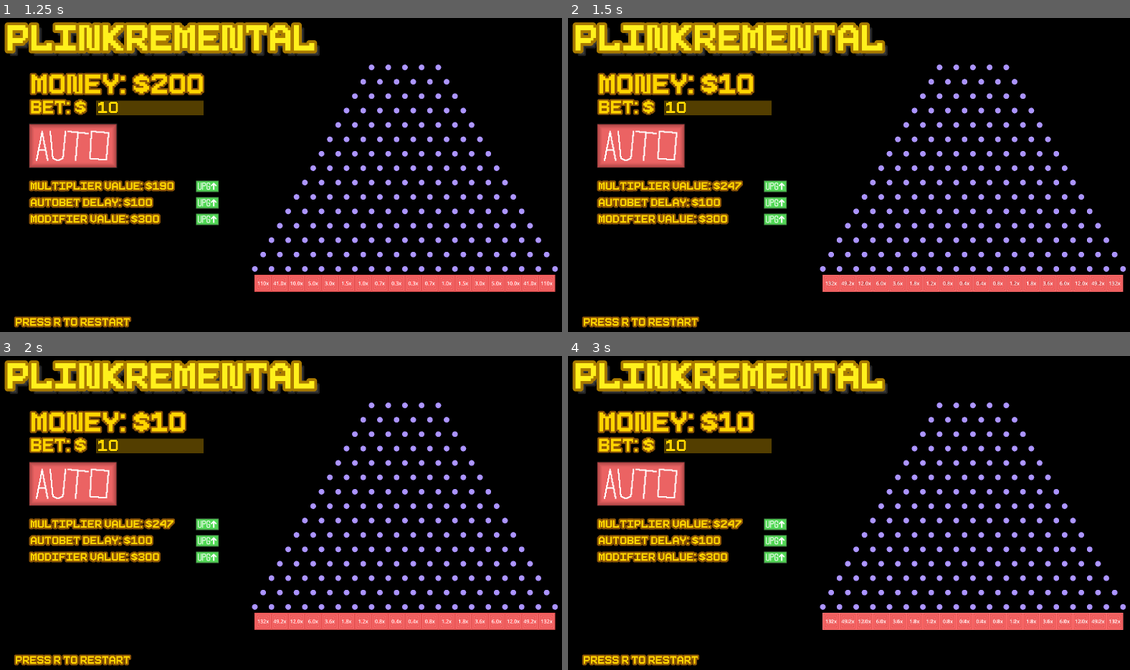
Above: before the commit, frames 1-4 (two rows, left to right).
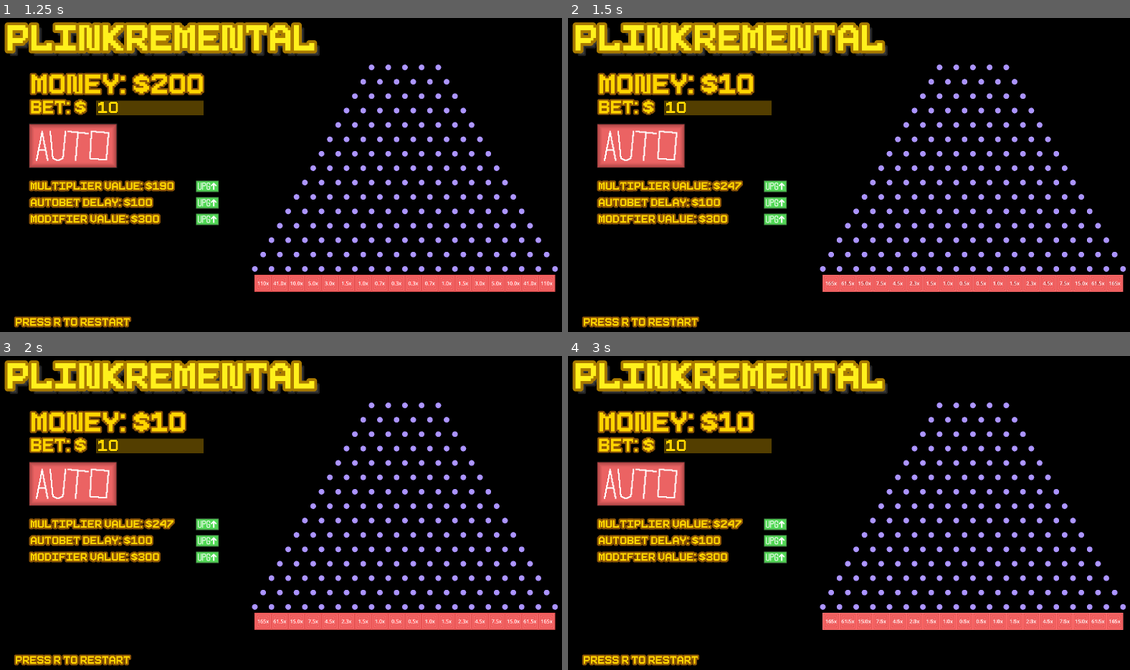
Above: after the commit, the same moments.

Repository: Th3Catalyst/Plinkremental
Game: Godot game, scene res://main.tscn
Same seed, same stepped clock (60 frames per second), same inputs: the game is played once before the commit and once after it.
Inputs (mouse positions are in pixels of both pictures, inside the frame that each line leads up to):
- Up to frame 1 (1.25 s): click (73, 146) at 0.5 s
- Up to frame 2 (1.5 s): click (775, 187) at 1.27 s
- Up to frame 3 (2 s): no input
- Up to frame 4 (3 s): click (775, 541) at 2.02 s; click (775, 556) at 2.77 s

Frame 1 is identical in both runs. In frame 2, 0.1% of the frame differs, in the area x 46-98%, y 83-86%; in frame 3, 0.1%; in frame 4, 0.1%.

Commit message:
recomment shader | fix mod bug | buff upgrades

Diff:
--- a/scripts/dropBall.gd
+++ b/scripts/dropBall.gd
@@ -13,7 +13,7 @@
 	if Game.money >= bet and bet > 0:
 		var ball: Node2D = Game.ball_scene.instantiate() # makes a copy of the ball scene (one ball)
 		# picks a random modifier for the ball (weighted towards the low end of the list)
-		var ball_value_mod: float = Game.ball_mods[floor(abs(randfn(0, Game.mod_deviation)))]
+		var ball_value_mod: float = Game.ball_mods[floor(min(abs(randfn(0, Game.mod_deviation)), Game.ball_mods.size() - 1))]
 		var ball_value: float = bet + ball_value_mod # sets the new ball value with modifier
 		# picks a random spot at the top of the board to drop the ball
 		# (weighted towards the center)
@@ -23,7 +23,7 @@
 			var mod_label: Label = Label.new() # creates a new label
 			mod_label.text = "+" + str(ball_value_mod) # sets the text to the mod value
 			mod_label.label_settings = load("res://res/modTextStyle.tres") # styles the label
-			mod_label.position = ball_position + Vector2(0, -90) # positions it above the ball
+			mod_label.position = ball_position + Vector2(0, -(90 + randf()*20)) # positions it above the ball
 			$".".get_parent().add_child(mod_label) # makes it a child of the main root node
 
 			# creates a one second despawn timer for the label
--- a/scripts/game.gd
+++ b/scripts/game.gd
@@ -38,7 +38,7 @@
 var bins: Array[Node2D] = [] # list of bins (populated by createBoard.gd)
 
 # upgrades the multiplier values (Multiplier Value upgrade function)
-func upgrade_mults(add_mult: float = 0.2) -> void:
+func upgrade_mults(add_mult: float = 0.5) -> void:
 	for i in range(mult_vals.size()): # iterates through the mult_vals
 		var val: float = mult_vals[i] # current mult value
 		var bin: Node2D = bins[i] # bin the value corresponds to
@@ -54,14 +54,14 @@
 
 # reduces autobet cooldown (Autobet Delay upgrade)
 func lower_cooldown() -> void:
-	delay *= 0.8
+	delay *= 0.6
 
 # makes modifiers worth more and more likely (Modifier Value function)
 func upgrade_mods() -> void:
 	# makes each value in the ball mod list 30% greater
 	for i in range(1, ball_mods.size()):
-		ball_mods[i] = round(ball_mods[i] * 1.3 * 10) / 10
-	mod_deviation += 0.4 # makes it more likely to get a higher ball mod
+		ball_mods[i] = round(ball_mods[i] * 1.6 * 10) / 10
+	mod_deviation += 0.7 # makes it more likely to get a higher ball mod
 
 # dicitonary containing all upgrades
 var upgrades: Dictionary[String,Dictionary] = {
--- a/shaders/default.gdshader
+++ b/shaders/default.gdshader
@@ -3,6 +3,8 @@
 shader_type canvas_item;
 
 instance uniform float hue_shift : hint_range(0.0, 360.0) = 0.0;
+
+// non-AI
 instance uniform float saturation : hint_range(0.0, 1.0) = 1.0;
 instance uniform float value : hint_range(0.0, 1.0) = 1.0;
 
@@ -27,6 +29,8 @@
     vec3 hsv = rgb_to_hsv(tex_color.rgb);
 
     hsv.x = fract(hsv.x + (hue_shift / 360.0));
+
+	// non-AI
 	hsv.y *= saturation;
 	hsv.z *= value;
 
